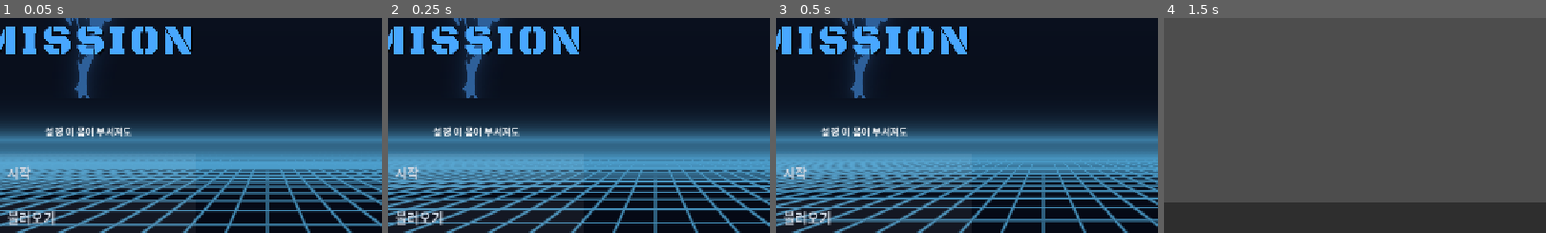
Above: before the commit, frames 1-4 (left to right).
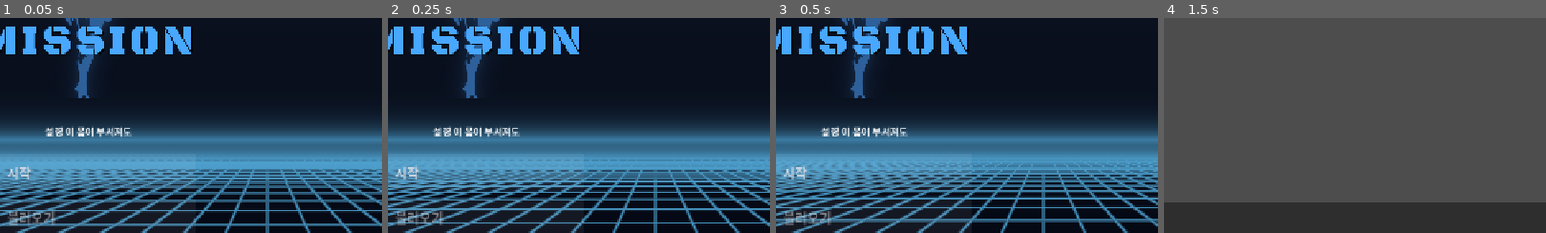
Above: after the commit, the same moments.

Repository: solitaryflyingbird/game_2026_02
Game: Godot game, scene res://main.tscn
The game is run twice, just before and just after one commit, with the same random seed, the same clock (stepped at 60 frames per second) and the same inputs. The project has no main scene, so this scene is started directly.
Inputs (mouse positions are % of the whole screen's width and height, from its top left):
- Up to frame 1 (0.05 s): no input
- Up to frame 2 (0.25 s): no input
- Up to frame 3 (0.5 s): no input
- Up to frame 4 (1.5 s): click (27, 73) at 0.5 s, where only the run before the commit has a clickable "불러오기"; click "시작" at 1.25 s
The pictures show only the part of the screen within x 15-65%, y 27-77%; the shares and areas given below are measured in that part.

The runs differ from the first frame. In frame 1, 0.4% of the frame differs, in the area x 2-15%, y 89-97%; in frame 2, 0.4%; in frame 3, 0.4%; in frame 4, nothing differs.

Commit message:
세이브/로드 + 타이틀로 버튼
- GameManager.save() / load_save() / has_save() 신설. 직렬화는 var_to_str
  (JSON 의 numeric key string 캐스팅 회피 — map / arm_instances 등 int
  키 dict 보존). 영속화는 GameManager 가 RunManager dict 직접 read/write
  (삼항 §3 의도적 위반, 주석 명시).
- run_ui 우상단에 "저장" + "타이틀로" 버튼 (phase == "map" 한정). 저장
  피드백 라벨 1.5s 토스트.
- title 의 "불러오기" 버튼: has_save 없으면 disabled.
- event_ui: print(111) 디버그 라인 제거.

저장 시점 정책: phase == "map" 만 허용. 단일 슬롯 (slot_0.save).

검증: 자동 회귀 누적 127/127 (1A 23 + 1A-2 27 + 1B 18 + Stage 2 28 +
Save/Load 31). load 후 move_to_node 인터랙션 검증 포함 — 직전 JSON int
키 손실 버그 회귀 잡힘.

Co-Authored-By: Claude Opus 4.7 (1M context) <noreply@anthropic.com>

Diff:
--- a/event_ui.gd
+++ b/event_ui.gd
@@ -137,7 +137,6 @@
 # dialogue 외 kind (choice / effect) 는 여기서 한번 더 무시.
 # 선택지 버튼은 자체 STOP 으로 GUI 입력에서 먼저 캐치 → 여기 안 옴.
 func _unhandled_input(event: InputEvent) -> void:
-    print(111)
     if EventManager.event_state.get("kind", "") != "dialogue":
         return
     if event is InputEventMouseButton:
--- a/game_manager.gd
+++ b/game_manager.gd
@@ -2,12 +2,27 @@
 
 # ============================================================
 # 앱 레벨 코디네이터 (자동로드).
-# 타이틀 ↔ 런 전환을 담당. 런 자체 상태는 RunManager가 소유.
+# - 타이틀 ↔ 런 전환 (app_phase)
+# - 세이브/로드 — 영속화 코디네이션
+# 런 자체 상태는 RunManager 가 소유.
 # ============================================================
 
 signal app_state_changed
 
 var app_phase: String = "title"  # "title" | "in_run"
+
+
+# --- 세이브 / 로드 ---
+# 직렬화: var_to_str / str_to_var 사용 (JSON 아님). int 키·Godot 타입 보존.
+# JSON 은 numeric key 를 string 으로 캐스팅해서 map/arm_instances 같은 int-keyed
+# dict 가 깨짐 — 그래서 var_to_str 채택. 확장자는 .save 로 비-JSON 명시.
+const SAVE_DIR := "user://save/"
+const SAVE_PATH := "user://save/slot_0.save"
+const SAVE_VERSION := 1
+
+
+func _ready() -> void:
+    DirAccess.make_dir_absolute(SAVE_DIR)  # 이미 있으면 무탈
 
 
 func start_run() -> void:
@@ -22,3 +37,58 @@
 
 func quit_app() -> void:
     get_tree().quit()
+
+
+# ============================================================
+# 세이브 / 로드
+# ============================================================
+# RunManager 의 dict 를 직접 read/write — 삼항 §3 의 cross-manager 직접 접근을
+# 영속화 한정 의도적 허용. (영속화는 GameManager 의 책임, RunManager 는 데이터만
+# 소유. dict 스키마 진화 시 wrapper 갱신 부담 회피.)
+
+func save() -> bool:
+    if RunManager.run_data.is_empty():
+        push_warning("save: 활성 런 없음")
+        return false
+    if RunManager.run_data.get("phase", "") != "map":
+        push_warning("save: phase != 'map' (현재: %s) — 안전 시점에서만 저장" %
+            RunManager.run_data.get("phase", ""))
+        return false
+    var payload := {
+        "version": SAVE_VERSION,
+        "saved_at": Time.get_datetime_string_from_system(),
+        "big_run_data": RunManager.big_run_data,
+        "run_data": RunManager.run_data,
+    }
+    var f := FileAccess.open(SAVE_PATH, FileAccess.WRITE)
+    if f == null:
+        push_warning("save: 파일 열기 실패: %s" % SAVE_PATH)
+        return false
+    f.store_string(var_to_str(payload))
+    return true
+
+
+func load_save() -> bool:
+    if not FileAccess.file_exists(SAVE_PATH):
+        return false
+    var f := FileAccess.open(SAVE_PATH, FileAccess.READ)
+    if f == null:
+        return false
+    var content := f.get_as_text()
+    var data = str_to_var(content)
+    if data == null or not (data is Dictionary):
+        push_warning("load: 직렬화 파싱 실패")
+        return false
+    if not data.has("version"):
+        push_warning("load: 버전 정보 없음 — 알 수 없는 형식")
+        return false
+    RunManager.big_run_data = (data.get("big_run_data", {}) as Dictionary).duplicate(true)
+    RunManager.run_data = (data.get("run_data", {}) as Dictionary).duplicate(true)
+    RunManager.state_changed.emit()
+    app_phase = "in_run"
+    app_state_changed.emit()
+    return true
+
+
+func has_save() -> bool:
+    return FileAccess.file_exists(SAVE_PATH)
--- a/game_ui.gd
+++ b/game_ui.gd
@@ -31,12 +31,17 @@
     var in_title: bool = GameManager.app_phase == "title"
     _title_screen.visible = in_title
     _run_ui.visible = not in_title
+    if in_title:
+        var load_btn: Button = _title_screen.get_node("load_button")
+        load_btn.disabled = not GameManager.has_save()
 
 
-# --- 스텁 (나중에 설정·불러오기 화면으로 확장) ---
+# --- 타이틀 버튼 핸들러 ---
 
 func _on_load_pressed() -> void:
-    print("[title] 불러오기: 아직 구현되지 않음")
+    if not GameManager.load_save():
+        push_warning("[title] 불러올 세이브 없음 또는 형식 오류")
+
 
 func _on_settings_pressed() -> void:
     print("[title] 설정: 아직 구현되지 않음")
--- a/run_ui.gd
+++ b/run_ui.gd
@@ -45,6 +45,12 @@
 # --- 연구 화면 (research_screen 자식 동적 빌드) ---
 var _research_offer_root: HBoxContainer
 
+# --- 저장·타이틀로 버튼 (맵 phase 한정) + 저장 피드백 라벨 ---
+var _save_button: Button
+var _save_feedback_label: Label
+var _save_feedback_timer: Timer
+var _to_title_button: Button
+
 
 func _ready():
     RunManager.state_changed.connect(_on_state_changed)
@@ -59,6 +65,7 @@
     _build_recurrence_label()
     _build_balance_label()
     _build_research_screen()
+    _build_save_ui()
     _build_arm_inspector()           # 맵 위에 — 노드 버튼이 인스펙터 덮지 않도록
     _build_heroine_illustration()    # 맨 마지막 — 모든 위에 그려지도록
 
@@ -80,6 +87,12 @@
             _recurrence_label.visible = false
         if _balance_label != null:
             _balance_label.visible = false
+        if _save_button != null:
+            _save_button.visible = false
+        if _save_feedback_label != null:
+            _save_feedback_label.visible = false
+        if _to_title_button != null:
+            _to_title_button.visible = false
         return
 
     var phase = RunManager.run_data["phase"]
@@ -102,6 +115,7 @@
     _refresh_recurrence_label(phase)
     _refresh_balance_label(phase)
     _refresh_research_screen(phase)
+    _refresh_save_button(phase)
 
     if phase == "combat":
         $battle_ui.begin_combat()
@@ -607,3 +621,62 @@
 
 func _on_research_apply_pressed(idx: int) -> void:
     RunManager.purchase(idx)
+
+
+# ============================================================
+# 저장 버튼 (맵 phase 한정) + 짧은 피드백
+# ============================================================
+
+func _build_save_ui() -> void:
+    _save_button = Button.new()
+    _save_button.text = "저장"
+    _save_button.position = Vector2(1100, 136)  # 스페어 팔 버튼 (y=98+32) 아래
+    _save_button.custom_minimum_size = Vector2(140, 32)
+    _save_button.pressed.connect(_on_save_pressed)
+    _save_button.visible = false
+    add_child(_save_button)
+
+    _save_feedback_label = Label.new()
+    _save_feedback_label.position = Vector2(920, 142)
+    _save_feedback_label.size = Vector2(170, 24)
+    _save_feedback_label.add_theme_font_size_override("font_size", 14)
+    _save_feedback_label.horizontal_alignment = HORIZONTAL_ALIGNMENT_RIGHT
+    _save_feedback_label.modulate = Color(0.7, 1.0, 0.7)
+    _save_feedback_label.visible = false
+    add_child(_save_feedback_label)
+
+    _save_feedback_timer = Timer.new()
+    _save_feedback_timer.wait_time = 1.5
+    _save_feedback_timer.one_shot = true
+    _save_feedback_timer.timeout.connect(_on_save_feedback_timeout)
+    add_child(_save_feedback_timer)
+
+    # 타이틀로 — 테스트 편의용. 현재 런 종료하고 타이틀 복귀.
+    _to_title_button = Button.new()
+    _to_title_button.text = "타이틀로"
+    _to_title_button.position = Vector2(1100, 174)  # 저장 버튼 (y=136+32) 아래
+    _to_title_button.custom_minimum_size = Vector2(140, 32)
+    _to_title_button.pressed.connect(GameManager.return_to_title)
+    _to_title_button.visible = false
+    add_child(_to_title_button)
+
+
+func _refresh_save_button(phase: String) -> void:
+    if _save_button == null:
+        return
+    var show: bool = (phase == "map")
+    _save_button.visible = show
+    if _to_title_button != null:
+        _to_title_button.visible = show
+
+
+func _on_save_pressed() -> void:
+    var ok: bool = GameManager.save()
+    _save_feedback_label.text = "저장됨" if ok else "저장 실패"
+    _save_feedback_label.modulate = Color(0.7, 1.0, 0.7) if ok else Color(1.0, 0.7, 0.7)
+    _save_feedback_label.visible = true
+    _save_feedback_timer.start()
+
+
+func _on_save_feedback_timeout() -> void:
+    _save_feedback_label.visible = false
--- /dev/null
+++ b/test/test_save_load.gd
@@ -0,0 +1,254 @@
+extends Node
+
+# 세이브 / 로드 통합 검증.
+# main.tscn 인스턴스 + 시뮬 + 저장 + 로드 + 상태 일치 확인.
+# 정책 게이팅 (phase != "map" 거부) + 잘못된 파일 (JSON 깨짐 / version 누락) 거부도 검증.
+#
+# 실행: godot --path "<프로젝트>" res://test/test_save_load.tscn
+#       (--headless OK — 스크린샷 없음)
+
+const SAVE_PATH := "user://save/slot_0.save"
+
+var _checks: Array = []
+var _main: Node
+
+
+func _ready() -> void:
+    print("=== 세이브/로드 자동 검증 시작 ===")
+    # 베이스라인 — 이전 세이브 정리
+    if FileAccess.file_exists(SAVE_PATH):
+        DirAccess.remove_absolute(SAVE_PATH)
+
+    _main = preload("res://main.tscn").instantiate()
+    add_child(_main)
+    await get_tree().process_frame
+    await get_tree().process_frame
+
+    var ok := await _run_scenario()
+    _print_summary()
+    if ok:
+        print("=== PASS ===")
+        get_tree().quit(0)
+    else:
+        push_error("=== FAIL ===")
+        get_tree().quit(1)
+
+
+func _check(name: String, ok: bool, detail: String = "") -> bool:
+    _checks.append({"name": name, "ok": ok, "detail": detail})
+    if ok:
+        print("[PASS] %s" % name)
+    else:
+        push_error("[FAIL] %s — %s" % [name, detail])
+    return ok
+
+
+func _print_summary() -> void:
+    var p := 0
+    var f := 0
+    for c in _checks:
+        if c.ok:
+            p += 1
+        else:
+            f += 1
+    print("---")
+    print("총 %d 검증 — PASS %d / FAIL %d" % [_checks.size(), p, f])
+
+
+func _consume_dialogues() -> void:
+    while not EventManager.event_state.is_empty() and \
+            EventManager.event_state.get("kind") == "dialogue":
+        EventManager.advance_line()
+    await get_tree().process_frame
+
+
+func _run_scenario() -> bool:
+    var ok := true
+
+    # ============================================================
+    # 섹션 1: 기반 — 폴더, 초기 상태
+    # ============================================================
+    ok = _check("save 폴더 존재",
+        DirAccess.dir_exists_absolute("user://save/")) and ok
+    ok = _check("초기 has_save = false (베이스라인 정리됨)",
+        not GameManager.has_save()) and ok
+
+    # ============================================================
+    # 섹션 2: 활성 런 없을 때 save 거부
+    # ============================================================
+    var ok_save: bool = GameManager.save()
+    ok = _check("런 없음 — save() = false",
+        not ok_save) and ok
+
+    # ============================================================
+    # 섹션 3: 시뮬 진행 + phase != map 시 save 거부
+    # ============================================================
+    GameManager.start_run()
+    await get_tree().process_frame
+    # 이 시점 phase = "event" (intro_speech 발화)
+    ok = _check("start_run 후 phase = 'event' (intro 발화)",
+        RunManager.run_data.get("phase") == "event") and ok
+
+    ok_save = GameManager.save()
+    ok = _check("phase = 'event' — save() 거부",
+        not ok_save) and ok
+
+    # intro 소비 → phase = map
+    await _consume_dialogues()
+    ok = _check("intro 소비 후 phase = 'map'",
+        RunManager.run_data.get("phase") == "map") and ok
+
+    # 노드 5 진입 → regression 발화 → 소비
+    RunManager.move_to_node(5)
+    await _consume_dialogues()
+
+    # ============================================================
+    # 섹션 4: 정상 save
+    # ============================================================
+    var current_node_before: int = RunManager.run_data.get("current_node_id", -1)
+    var body_hp_before: int = RunManager.run_data.get("body_hp", 0)
+    var seen_intro_before: int = RunManager.big_run_data["seen_events"].get("intro_speech", 0)
+    var seen_regression_before: int = RunManager.big_run_data["seen_events"].get("regression_speech", 0)
+
+    # 저장 버튼이 visible 한 상태 캡처 (phase = "map")
+    await get_tree().process_frame
+    await get_tree().process_frame
+    var img1: Image = get_viewport().get_texture().get_image()
+    img1.save_png("res://test_screenshots/save_01_button_visible.png")
+    print(">>> screenshot: save_01_button_visible.png")
+
+    ok_save = GameManager.save()
+    ok = _check("phase = 'map' — save() = true",
+        ok_save) and ok
+
+    # 저장 직후 피드백 라벨 표시 캡처
+    await get_tree().process_frame
+    await get_tree().process_frame
+    var img2: Image = get_viewport().get_texture().get_image()
+    img2.save_png("res://test_screenshots/save_02_feedback.png")
+    print(">>> screenshot: save_02_feedback.png")
+    ok = _check("save 후 파일 존재",
+        FileAccess.file_exists(SAVE_PATH)) and ok
+    ok = _check("save 후 has_save() = true",
+        GameManager.has_save()) and ok
+
+    # ============================================================
+    # 섹션 5: 파일 내용 JSON 파싱 + 스키마
+    # ============================================================
+    var f_read := FileAccess.open(SAVE_PATH, FileAccess.READ)
+    var content := f_read.get_as_text()
+    f_read.close()
+    var parsed = str_to_var(content)
+    ok = _check("저장 파일 var_to_str 직렬화 파싱 성공",
+        parsed != null and parsed is Dictionary) and ok
+    if parsed is Dictionary:
+        ok = _check("저장 파일 version = 1",
+            parsed.get("version") == 1) and ok
+        ok = _check("저장 파일에 big_run_data 포함",
+            parsed.has("big_run_data")) and ok
+        ok = _check("저장 파일에 run_data 포함",
+            parsed.has("run_data")) and ok
+        ok = _check("저장 파일 saved_at 존재",
+            parsed.has("saved_at")) and ok
+
+    # ============================================================
+    # 섹션 6: return_to_title → load → 상태 일치
+    # ============================================================
+    GameManager.return_to_title()
+    await get_tree().process_frame
+    ok = _check("return_to_title 후 run_data 비움",
+        RunManager.run_data.is_empty()) and ok
+    ok = _check("return_to_title 후 app_phase = 'title'",
+        GameManager.app_phase == "title") and ok
+
+    var ok_load: bool = GameManager.load_save()
+    ok = _check("load_save() = true",
+        ok_load) and ok
+    await get_tree().process_frame
+    ok = _check("load 후 app_phase = 'in_run'",
+        GameManager.app_phase == "in_run") and ok
+
+    ok = _check("load 후 current_node_id 일치",
+        RunManager.run_data.get("current_node_id") == current_node_before,
+        "before=%d after=%d" % [current_node_before, RunManager.run_data.get("current_node_id", -1)]) and ok
+    ok = _check("load 후 body_hp 일치",
+        RunManager.run_data.get("body_hp") == body_hp_before) and ok
+    ok = _check("load 후 seen_events[intro_speech] 일치",
+        RunManager.big_run_data["seen_events"].get("intro_speech", 0) == seen_intro_before) and ok
+    ok = _check("load 후 seen_events[regression_speech] 일치",
+        RunManager.big_run_data["seen_events"].get("regression_speech", 0) == seen_regression_before) and ok
+    ok = _check("load 후 phase = 'map'",
+        RunManager.run_data.get("phase") == "map") and ok
+
+    # ============================================================
+    # 섹션 6.5: load 후 인터랙션 — move_to_node 가 실제 작동하는가
+    # ============================================================
+    var current_after_load: int = RunManager.run_data.get("current_node_id", -1)
+    var current_node = RunManager.get_current_node()
+    var connections: Array = current_node.get("connections", [])
+    ok = _check("load 후 연결된 인접 노드 존재 (= 이동 가능)",
+        connections.size() > 0,
+        "current=%d connections=%s" % [current_after_load, connections]) and ok
+
+    # 일반 노드 (이벤트·연구 트리거 안 거는) 인접 찾기
+    var safe_target: int = -1
+    for adj_id in connections:
+        var adj_node = RunManager.get_node_by_id(adj_id)
+        var ttype: String = adj_node.get("type", "")
+        # research 트리거시 phase 변경, 일반 enemy 도 OK 임 (event 만 분기 트리거)
+        # 단순한 검증을 위해 type 이 비거나 enemy_id 만 있는 노드 선호
+        if ttype == "":
+            safe_target = adj_id
+            break
+    if safe_target == -1 and connections.size() > 0:
+        safe_target = connections[0]  # 안전 노드 없으면 첫 인접
+
+    # 직접 API — RunManager.move_to_node
+    var pre_phase: String = RunManager.run_data.get("phase", "")
+    var moved: bool = RunManager.move_to_node(safe_target)
+    ok = _check("load 후 move_to_node 직호출 성공",
+        moved, "target=%d pre_phase=%s" % [safe_target, pre_phase]) and ok
+    ok = _check("load 후 current_node_id 갱신됨",
+        RunManager.run_data.get("current_node_id") == safe_target,
+        "expected=%d actual=%d" % [safe_target, RunManager.run_data.get("current_node_id", -2)]) and ok
+
+    # 맵 버튼 객체가 제대로 _node_buttons 에 들어있는가 (UI 캐시 stale 검증)
+    var run_ui_node = _main.get_node("run_ui")
+    var node_buttons_dict = run_ui_node._node_buttons
+    ok = _check("UI 의 _node_buttons dict 채워져 있음 (재load 후에도)",
+        node_buttons_dict.size() > 0,
+        "_node_buttons size = %d" % node_buttons_dict.size()) and ok
+
+    # 인접 노드의 버튼이 disabled = false 여야 클릭 가능
+    if safe_target != -1 and node_buttons_dict.has(safe_target):
+        # 방금 move_to_node 로 phase 변경됐을 수도 있어 검증 의미 약화. pre-move 시점 검증으로 분리하자.
+        pass
+
+    # ============================================================
+    # 섹션 7: 잘못된 파일 거부
+    # ============================================================
+    # version 키 없음
+    var f_bad := FileAccess.open(SAVE_PATH, FileAccess.WRITE)
+    f_bad.store_string('{"big_run_data": {}, "run_data": {}}')
+    f_bad.close()
+    ok_load = GameManager.load_save()
+    ok = _check("version 키 없는 파일 — load 거부",
+        not ok_load) and ok
+
+    # 잘못된 JSON
+    var f_garbage := FileAccess.open(SAVE_PATH, FileAccess.WRITE)
+    f_garbage.store_string("not a json {{{")
+    f_garbage.close()
+    ok_load = GameManager.load_save()
+    ok = _check("잘못된 JSON — load 거부",
+        not ok_load) and ok
+
+    # 파일 자체 없음
+    DirAccess.remove_absolute(SAVE_PATH)
+    ok = _check("파일 삭제 후 has_save = false",
+        not GameManager.has_save()) and ok
+    ok_load = GameManager.load_save()
+    ok = _check("파일 없음 — load_save = false",
+        not ok_load) and ok
+
+    return ok
--- /dev/null
+++ b/test/test_save_load.tscn
@@ -0,0 +1,6 @@
+[gd_scene load_steps=2 format=3]
+
+[ext_resource type="Script" path="res://test/test_save_load.gd" id="1"]
+
+[node name="TestSaveLoad" type="Node"]
+script = ExtResource("1")
Not shown, added: test/test_save_load.gd.uid
Not shown, added: docs/세이브 로드 — 구현 기획.md
Not shown, added: docs/세이브 로드 — 구현 기획.pdf
Not shown, added: docs/출시까지 — 남은 병목 정리.md
Not shown, added: docs/출시까지 — 남은 병목 정리.pdf
